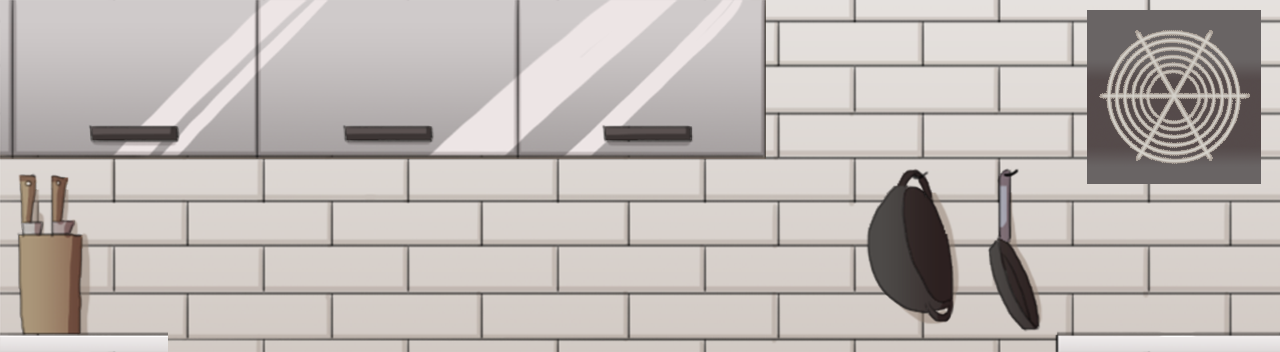
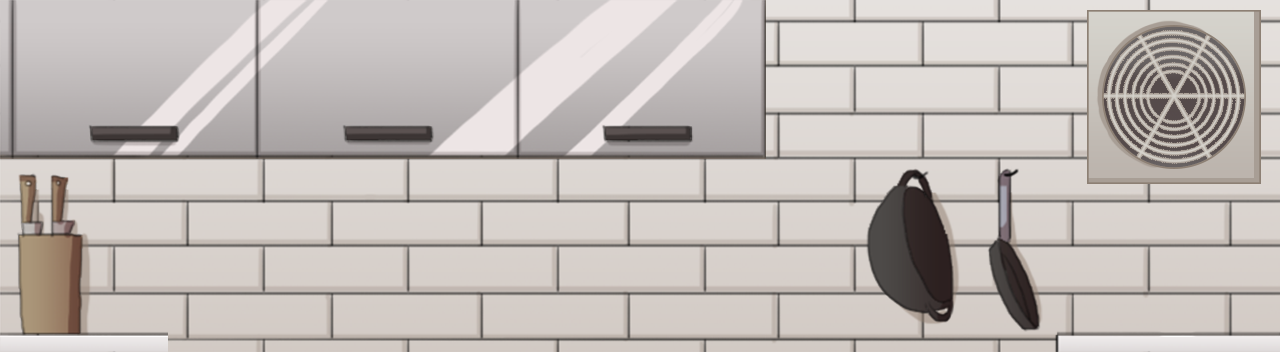
Comparing the layer stacks of the two 1280×352 images. Changes:
added layer "レイヤー 2" above "レイヤー 1" over [1087, 10, 1261, 184]
